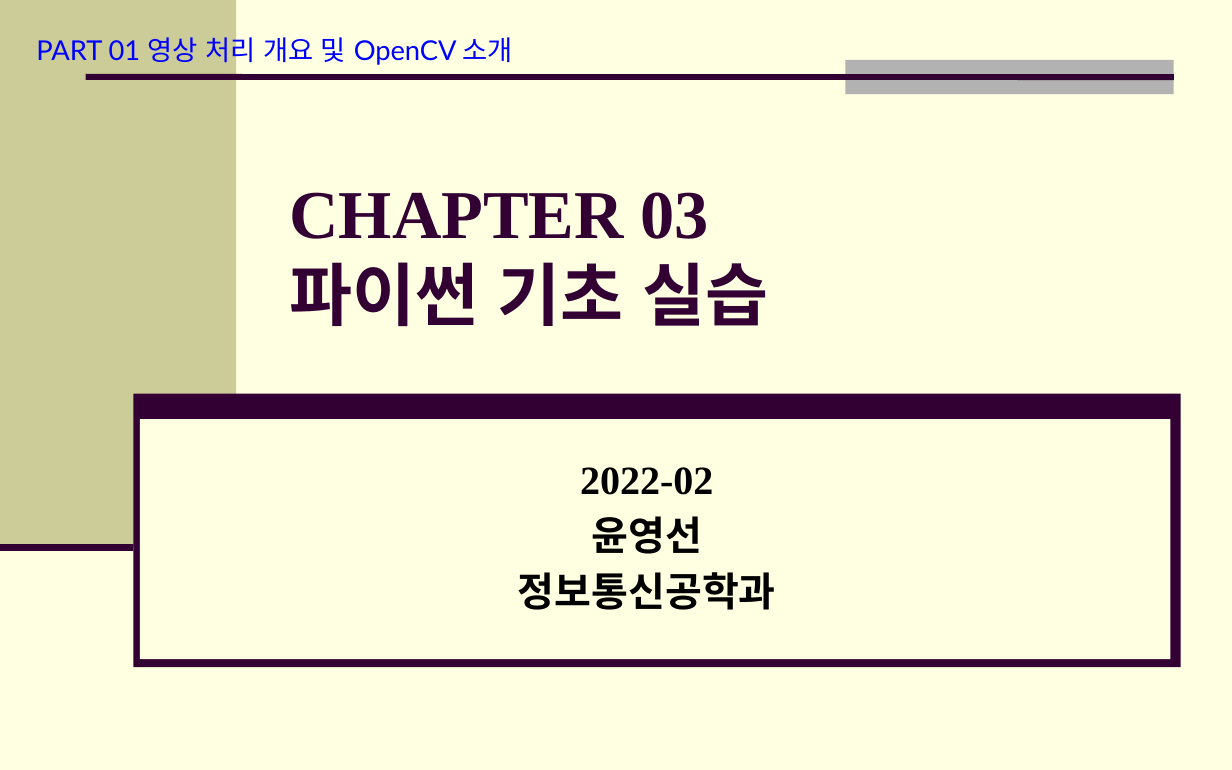
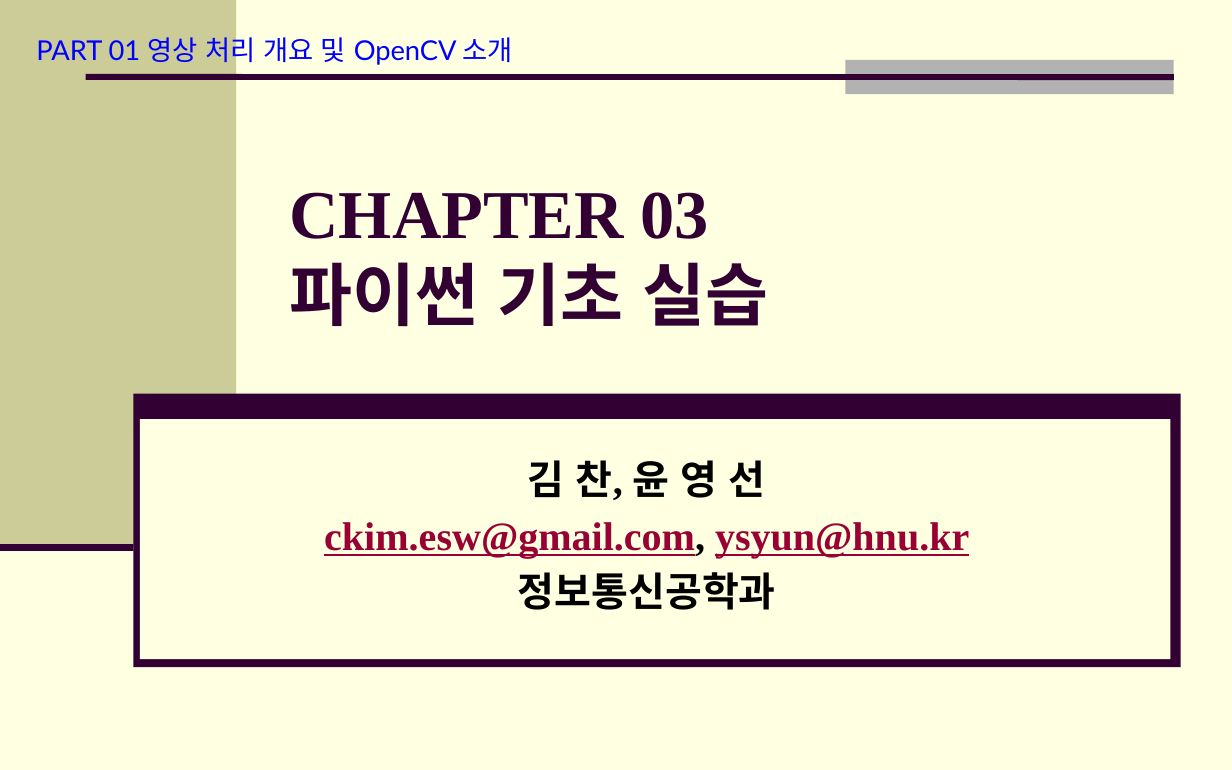
Before and after one commit to Hitbee-dev/OpenCV-Python, a slide deck: slide 1 of 2022-09-13/documents/CH_03_파이썬 기초_실습.pptx. Drawn at 1232x770 pixels with LibreOffice and Linux fonts; fonts in the diff are those of the drawing. Boxes give left, top, right and bottom in pixels: in the first picture for what was removed or moved away, otherwise in the second. Text is boxed around its words. In the diff, an @@ line names an element or a change of style, - is before the commit and + after.

```diff
--- a/2022-09-13/documents/CH_03_파이썬 기초_실습.pptx
+++ b/2022-09-13/documents/CH_03_파이썬 기초_실습.pptx
@@ subtitle at [324, 460, 969, 558]: text changed; text colour #000000 to #990033 @@
-2022-02
-윤영선
+김 찬, 윤 영 선
+ckim.esw@gmail.com, ysyun@hnu.kr
```
Also in this commit, not shown: 2 other slides changed, 7 slides added, 3 slides removed, 2 other files.
